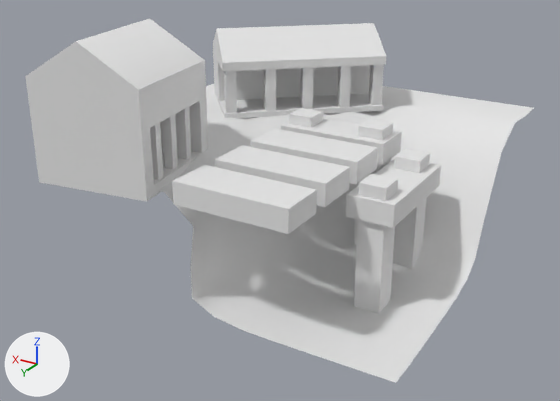
Two versions of the OBJ model Project_ThirdPerson/mge_v18_student_version/assets/ThirdPerson/models/Harbour_Top_Right.obj, one commit apart.
Before and after are seen from a 50 mm lens placed at (-1.009, 1.845, 0.857), pointed at (0.019, 0.131, 0.0). Lighting does not change. The marker at lower left points along +X, +Y and +Z. Where no turn or scale is listed for an object, it has been applied to the vertices.

The first picture shows 'Harbour_Top_Right'.
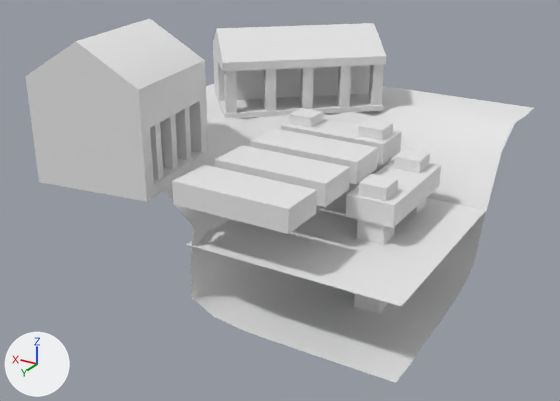
What differs and where, as boxes [x1, y1, x2, y2] in the pictures (560 x 401 px):
```json
{"part": 1, "of": "me_harbour_top_right", "change": "added", "after": [186, 183, 486, 306]}
```

The change, as JSON lines over the scene's bpy script:
```json
{"block": "me_harbour_top_right", "where": "me_harbour_top_right.from_pydata(...)  # 368 vertices, 560 faces; spans x -0.5..0.5, y -0.5..0.595, z -0.204..0.494"}
{"block": "me_harbour_top_right", "where": "# used by ob_harbour_top_right; location = (0.0, 0.0, 0.0)"}
{"block": "me_harbour_top_right", "where": "# verts and faces of me_harbour_top_right; kept vertices keep their numbers, new ones are numbered from 368"}
{"block": "me_harbour_top_right", "change": "me_harbour_top_right part 1"}
{"op": "add", "block": "me_harbour_top_right", "code": "verts[368] = (-0.5, -0.081, 0.008)  # pixel (485, 210)"}
{"op": "add", "block": "me_harbour_top_right", "code": "verts[369] = (0.067, -0.081, 0.008)"}
{"op": "add", "block": "me_harbour_top_right", "code": "verts[370] = (-0.5, 0.5, 0.008)  # pixel (401, 306)"}
{"op": "add", "block": "me_harbour_top_right", "code": "verts[371] = (0.067, 0.5, 0.008)  # pixel (185, 244)"}
{"op": "add", "block": "me_harbour_top_right", "code": "faces += [(368, 369, 370), (369, 371, 370)]"}
```
